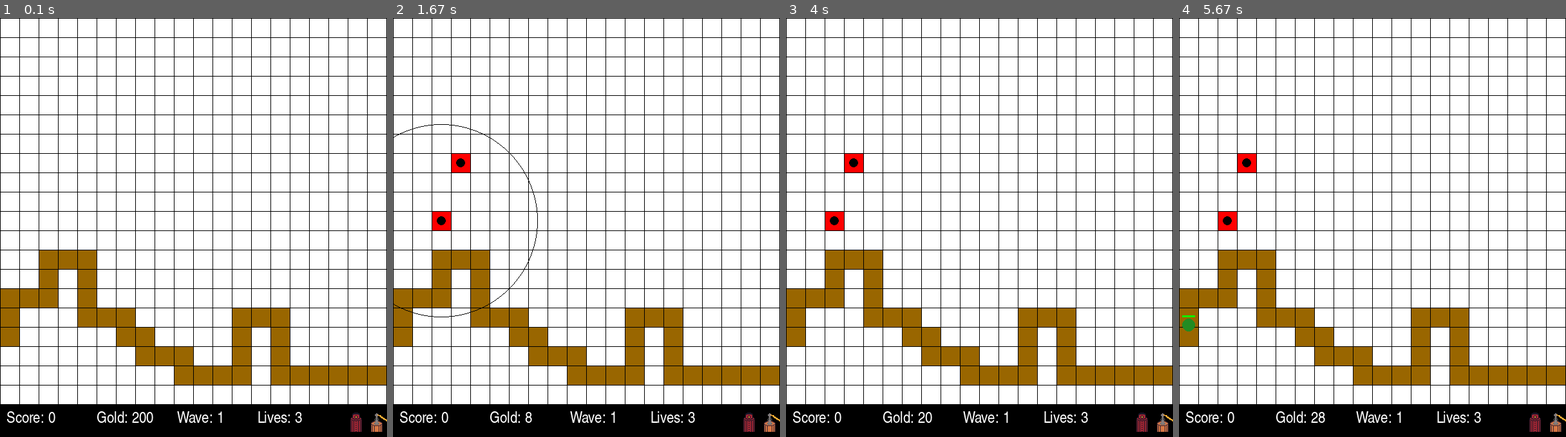
Above: before the commit, frames 1-4 (left to right).
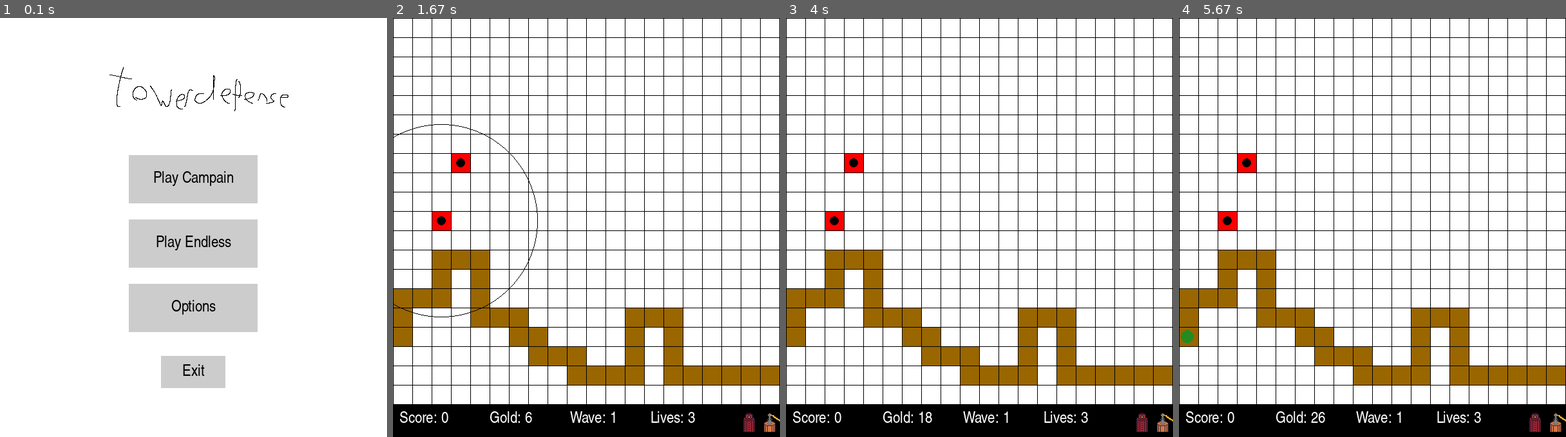
Above: after the commit, the same moments.

Repository: RMHendriks/TowerDefensePygame
Game: pygame game, started from towerdefense.py
Two runs of this game, one before a commit and one after it. Both use one fixed random seed, a clock stepped at 60 frames per second and the inputs below.
Inputs (mouse positions are in pixels of both pictures, inside the frame that each line leads up to):
- Up to frame 1 (0.1 s): no input
- Up to frame 2 (1.67 s): click (586, 227) at 0.38 s; click (466, 164) at 0.72 s; click "Wave: 1" at 1.05 s; click (447, 214) at 1.38 s
- Up to frame 3 (4 s): click (1126, 386) at 1.72 s; right-click (851, 269) at 2.55 s
- Up to frame 4 (5.67 s): no input

The runs differ from the first frame. In frame 1, 32% of the frame differs, in the area x 0-100%, y 0-100%; in frame 2, less than 0.1%; in frame 3, less than 0.1%; in frame 4, 0.2%.

Commit message:
Added new tower, projectile, menu and support for future menu's/modes

Diff:
--- a/cells/cell.py
+++ b/cells/cell.py
@@ -24,7 +24,7 @@
                          [self.position.x, self.position.y,
                           self.size - 1, self.size - 1])
 
-    def interacted(self, mouse_position) -> bool:
+    def interacted(self, mouse_position: tuple[int, int]) -> bool:
         """ Check if the cell has been interacted with by hovering or clicking.
         Return True if the tile has been interacted with, False if not. """
 
--- a/enemies/enemy.py
+++ b/enemies/enemy.py
@@ -11,6 +11,7 @@
         self.waypoint: int = 0
         self.radius: int = cell_size // 3
         self.color = pygame.Color("green")
+        self.slowed_color = pygame.Color("turquoise1")
         self.cell_size = cell_size
 
         # Enemy attributes
@@ -20,8 +21,11 @@
         self.projected_health: int = self.health
         self.score_value = 0
         self.gold_value = 0
+        self.slow_time = 0
 
         self.moving = True
+        self.slowed = False
+        self.slow_timer = pygame.time.get_ticks()
         self.target = road[self.waypoint]
 
     def draw(self, window, font) -> None:
@@ -29,19 +33,23 @@
 
         pygame.draw.circle(window, self.color, self.position, self.radius)
 
+        if self.slowed:
+            pygame.draw.circle(window, self.slowed_color, self.position, self.radius)
+
         # TODO render the healthbar after all enemies have been rendered
         # display healthbar
-        health_bar_position = [self.position.x - self.cell_size // 3,
-                               self.position.y - self.cell_size // 2,
-                               self.cell_size // 1.5, self.cell_size // 10]
+        if self.health != self.max_health:
+            health_bar_position = [self.position.x - self.cell_size // 3,
+                                self.position.y - self.cell_size // 2,
+                                self.cell_size // 1.5, self.cell_size // 10]
 
-        pygame.draw.rect(window, pygame.Color("red"), health_bar_position)
+            pygame.draw.rect(window, pygame.Color("red"), health_bar_position)
 
-        # display current health on healthbar
-        health_bar_position[2] = self.cell_size // 1.5 * (self.health /
-                                                          self.max_health)
+            # display current health on healthbar
+            health_bar_position[2] = self.cell_size // 1.5 * (self.health /
+                                                            self.max_health)
 
-        pygame.draw.rect(window, pygame.Color("green"), health_bar_position)
+            pygame.draw.rect(window, pygame.Color("green"), health_bar_position)
 
     def check_if_moving(self) -> bool:
         """ Method that returns False if the enemy has
@@ -118,6 +126,9 @@
 
         if self.moving:
 
+            if self.slowed:
+                self.slowed = self.check_if_slowed()
+
             waypoint_distance: Vector2 = self.distance_to_waypoint()
             movement = waypoint_distance.normalize() * self.speed * game_speed
 
@@ -127,3 +138,23 @@
                 self.set_to_next_waypoint()
             else:
                 self.position = self.position + movement
+
+    def apply_slow(self, slow_timer) -> None:
+        """ Applies a slow tot the target. """
+
+        self.slow_time = slow_timer
+        self.slow_timer = pygame.time.get_ticks()
+
+        if not self.slowed:
+            self.speed /= 2
+            self.slowed = True
+
+    def check_if_slowed(self) -> bool:
+        """ Checks if the enemy is slowed, return True if slowed. """
+
+        if (pygame.time.get_ticks() - self.slow_timer > self.slow_time
+           and self.slowed):
+            self.speed *= 2
+            return False
+
+        return True
--- /dev/null
+++ b/game.py
@@ -0,0 +1,76 @@
+import pygame
+import sys
+from pygame.math import Vector2
+from level import Level
+from ui.button import Button
+
+class Game():
+    """ Class that holds the game and menus. """
+
+    def __init__(self, screen_width: int, screen_height: int, speed: float) -> None:
+
+        self.game_running = True
+        self.screen_width = screen_width
+        self.screen_height = screen_height
+        self.speed = speed
+        self.state = "menu"
+        self.main_menu_buttons = [Button(Vector2(300, 250), "menu", text="Play Campain"),
+                                  Button(Vector2(300, 350), "endless", text="Play Endless"),
+                                  Button(Vector2(300, 450), "menu", text="Options"),
+                                  Button(Vector2(300, 550), "quit", width=100, height=50, text="Exit")]
+
+        self.logo = pygame.image.load('sprites/logo.png').convert_alpha()
+
+    def run(self, window: pygame.surface.Surface):
+        """ Main game loop. """
+
+        while self.game_running:
+
+            self.event_handler()
+
+            match self.state:
+                case "menu":
+                    self.run_menu(window)
+                case "campain":
+                    pass
+                case "endless":
+                    self.run_level(window)
+                    self.state = "menu"
+                case "options":
+                    pass
+                case "quit":
+                    pygame.quit()
+                    sys.exit()
+
+            pygame.display.update()
+
+    def event_handler(self):
+        """ Event handler for the menus. """
+
+        for event in pygame.event.get():
+            if event.type == pygame.QUIT:
+                pygame.quit()
+                sys.exit()
+
+            if self.state == "menu":
+                if event.type == pygame.MOUSEBUTTONDOWN:
+                    if event.button == 1:
+                        for button in self.main_menu_buttons:
+                            if button.clicked():
+                                self.state = button.state
+
+    def run_menu(self, window: pygame.surface.Surface):
+        """ Run the menu screen. """
+        window.fill(pygame.Color("white"))
+        for button in self.main_menu_buttons:
+            button.draw(window)
+
+        # TODO replace this with something permanent
+        logo_center =  self.logo.get_rect().center
+        window.blit(self.logo, [300 - logo_center[0], 125 - logo_center[1]])
+
+    def run_level(self, window: pygame.surface.Surface):
+        """ Initiate a level. """
+
+        level = Level(self.screen_width, self.screen_height, 30, 0.05, 10)
+        level.run(window)
--- a/level.py
+++ b/level.py
@@ -6,12 +6,14 @@
 from cells.road import Road
 from towers.tower import Tower
 from towers.towerlight import TowerLight
+from towers.towerice import TowerIce
 from towers.towertesla import TowerTesla
 from player import Player
 from enemy_wave import EnemyWave
 from enemies.enemy import Enemy
 from projectiles.projectile import Projectile
 from projectiles.projectileorb import ProjectileOrb
+from projectiles.projectileice import ProjectileIce
 from projectiles.projectilebeam import ProjectileBeam
 
 
@@ -27,6 +29,7 @@
         self.speed = speed
         self.clock = pygame.time.Clock()
         self.font = pygame.font.SysFont('agencyfb', 25)
+        self.cell = Cell(0, 0, cell_size)
 
         # initialise the player
         self.player = Player()
@@ -36,7 +39,6 @@
 
         self.image = pygame.image.load('sprites/tower1.png').convert_alpha()
         self.image2 = pygame.image.load('sprites/tower2.png').convert_alpha()
-
 
         # Initialise road
         self.road_list: List[Vector2] = self.draw_path()
@@ -60,51 +62,18 @@
         while self.game_running:
 
             # set game speed
-            game_speed = self.speed * self.clock.tick(60)
+            self.game_speed = self.speed * self.clock.tick()
 
             window.fill(pygame.Color("black"))
 
             # check for events
             self.event_handler(window)
 
-            # passive gold income
-            self.player.increment_gold(0.1 * game_speed)
-
-            # update positions, spawn objects and draw objects
-            self.spawn_enemies()
-
-            for list in self.grid:
-                for cell in list:
-                    cell.draw(window)
-
-            for tower in self.tower_list:
-                if tower.shoot_cooldown() and self.enemy_list:
-                    self.projectile_list.append(tower.spawn_projectile())
-
-            for enemy in self.enemy_list:
-                if enemy.check_if_dead():
-                    self.player.increment_score(enemy.get_score_value())
-                    self.player.increment_gold(enemy.get_gold_value())
-                    self.enemy_list.pop(self.enemy_list.index(enemy))
-                    continue
-                elif not enemy.check_if_moving():
-                    self.player.lose_life()
-                    del self.enemy_list[self.enemy_list.index(enemy)]
-                    continue
-                enemy.move(game_speed)
-                enemy.draw(window, self.font)
-
-            for projectile in self.projectile_list:
-                projectile.move(game_speed)
-                if projectile.check_collision():
-                    del self.projectile_list[self.projectile_list.index(projectile)]
-
-                projectile.draw(window)
-
-            if isinstance(self.cell, Tower):
-                self.cell.hover_draw(window)
-
-            self.render_hud(window)
+            self.update()
+            self.draw(window)
+
+            if self.player.get_lives() <= 0:
+                self.game_running = False
 
             # update screen
             pygame.display.update()
@@ -120,8 +89,6 @@
             self.mouse_x = self.mouse_position[0] // self.cell_size
             self.mouse_y = self.mouse_position[1] // self.cell_size
 
-            print(self.mouse_position)
-
             if (self.mouse_position[1] >= self.screen_height - 2 or
                self.mouse_position[0] >= self.screen_width - 2):
                 return
@@ -133,8 +100,45 @@
                 if event.type == pygame.MOUSEBUTTONDOWN:
                     if event.button == 1:
                         self.buy_tower(TowerLight)
+                    elif event.button == 2:
+                        self.buy_tower(TowerIce)
                     elif event.button == 3:
                         self.buy_tower(TowerTesla)
+
+    def update(self) -> None:
+        """ Updates the game. """
+
+        # passive gold income
+        self.player.increment_gold(0.1 * self.game_speed)
+
+        # update positions and spawn objects
+        self.spawn_enemies()
+        self.shoot_tower_projectile()
+        self.update_enemy()
+        self.update_projectile()
+
+    def draw(self, window: pygame.surface.Surface) -> None:
+        """ Draws the level. """
+
+        # draws the grid
+        for list in self.grid:
+                for cell in list:
+                    cell.draw(window)
+
+        # draws the enemies
+        for enemy in self.enemy_list:
+            enemy.draw(window, self.font)
+
+        # draws the projectiles
+        for projectile in self.projectile_list:
+            projectile.draw(window)
+
+        # draws range circles
+        if isinstance(self.cell, Tower):
+                self.cell.hover_draw(window)
+
+        # draws the hud
+        self.render_hud(window)
 
     def buy_tower(self, towertype: Tower) -> bool:
         """Method that returns True if a tower is buyable on the mouse click
@@ -232,6 +236,36 @@
                 else:
                     del self.wave_list[0]
 
+    def shoot_tower_projectile(self):
+        """" Makes towers shoot an projectile if possible. """
+
+        for tower in self.tower_list:
+                if tower.shoot_cooldown() and self.enemy_list:
+                    self.projectile_list.append(tower.spawn_projectile())
+
+    def update_enemy(self):
+        """ Updates enemies. """
+
+        for enemy in self.enemy_list:
+            if enemy.check_if_dead():
+                self.player.increment_score(enemy.get_score_value())
+                self.player.increment_gold(enemy.get_gold_value())
+                self.enemy_list.pop(self.enemy_list.index(enemy))
+                continue
+            elif not enemy.check_if_moving():
+                self.player.lose_life()
+                del self.enemy_list[self.enemy_list.index(enemy)]
+                continue
+            enemy.move(self.game_speed)
+
+    def update_projectile(self):
+        """ Updates projectiles. """
+
+        for projectile in self.projectile_list:
+                projectile.move(self.game_speed)
+                if projectile.check_collision():
+                    del self.projectile_list[self.projectile_list.index(projectile)]
+
     def render_hud(self, window: pygame.surface.Surface) -> None:
         """ Render the hud at the bottom of the screen. """
 
--- a/projectiles/projectilebeam.py
+++ b/projectiles/projectilebeam.py
@@ -14,8 +14,8 @@
         self.color = pygame.Color("yellow")
 
         # damage ticks
-        self.cooldown_timer = pygame.time.get_ticks()
         self.damage_tick_timer = 500
+        self.cooldown_timer = pygame.time.get_ticks() - self.damage_tick_timer
 
         # projectile attributes
         self.damage = 1
@@ -36,6 +36,9 @@
             self.deal_projected_damage()
             self.deal_damage()
 
+            if self.target.get_projected_damage() < 0:
+                del self
+
     def check_collision(self) -> bool:
         """ Return True if the target is within the radius of the target.
         False if not. """
--- /dev/null
+++ b/projectiles/projectileice.py
@@ -0,0 +1,38 @@
+import pygame
+import math
+from pygame.math import Vector2
+from enemies.enemy import Enemy
+from projectiles.projectile import Projectile
+
+class ProjectileIce(Projectile):
+    """ Class for projectile behaviour """
+
+    def __init__(self, position: Vector2, size: int, target: Enemy) -> None:
+        super().__init__(position, size, target)
+
+        self.radius = size / 6
+        self.color = pygame.Color("dodgerblue4")
+
+        # projectile attributes
+        self.damage = 3
+        self.speed = 1.0
+        self.start_speed = self.speed
+        self.max_speed = 2.5
+        self.slow_time = 2000
+
+    def draw(self, window: pygame.surface.Surface) -> None:
+        """ Draw the ice projectile to the screen,
+        and rotate it towards the target. """
+
+        points_position = [[self.position.x, self.position.y],
+                           [self.position.x + self.radius, self.position.y - self.radius],
+                           [self.position.x + self.radius, self.position.y + self.radius]]
+        pygame.draw.polygon(window, self.color, points_position)
+
+        # TODO rotate the projectile towards the target
+
+    def deal_damage(self) -> None:
+        """ Deal damage to the enemy target. """
+        super().deal_damage()
+
+        self.target.apply_slow(self.slow_time)
--- a/towerdefense.py
+++ b/towerdefense.py
@@ -1,15 +1,6 @@
 import pygame
-import random
-from typing import List
-from pygame.math import Vector2
+from game import Game
 from level import Level
-from cells.cell import Cell
-from cells.road import Road
-from towers.tower import Tower
-from player import Player
-from enemy_wave import EnemyWave
-from enemies.enemy import Enemy
-from projectiles.projectile import Projectile
 
 CELL_SIZE = 30
 SCREEN_WIDTH = 601
@@ -25,171 +16,15 @@
     pygame.init()
     window = pygame.display.set_mode((SCREEN_WIDTH,
                                       SCREEN_HEIGHT + STAT_MENU_SIZE))
+    game = Game(SCREEN_WIDTH, SCREEN_HEIGHT, SPEED)
+    game.run(window)
+
+def legacy_main() -> None:
+    pygame.init()
+    window = pygame.display.set_mode((SCREEN_WIDTH,
+                                      SCREEN_HEIGHT + STAT_MENU_SIZE))
     level = Level(SCREEN_WIDTH, SCREEN_HEIGHT, CELL_SIZE, SPEED, TOTAL_WAVES)
     level.run(window)
 
-def legacy_main() -> None:
-
-    # pygame setup
-    pygame.init()
-    window = pygame.display.set_mode((SCREEN_WIDTH,
-                                      SCREEN_HEIGHT + STAT_MENU_SIZE))
-    clock = pygame.time.Clock()
-    game_running = True
-
-    # draw background for debugging
-    window.fill(BLACK)
-    FONT = pygame.font.SysFont('agencyfb', 25)
-
-    # initialize grid
-    grid: List[List[Cell]] = []
-    x_list_count = 0
-
-    # initialise the player
-    player = Player()
-
-    for x_cell in range(1, SCREEN_WIDTH, CELL_SIZE):
-
-        grid.append([])
-        for y_cell in range(1, SCREEN_HEIGHT, CELL_SIZE):
-            grid[x_list_count].append(Cell(x_cell, y_cell, CELL_SIZE))
-
-        x_list_count += 1
-
-    # draw the path through the screen
-    road_list: List[Vector2] = draw_path(grid)
-
-    # initialise enemies
-    # TODO work out the wave system
-    wave_list: List[EnemyWave] = [EnemyWave(road_list, CELL_SIZE)]
-    enemy_list = wave_list[0].get_enemy_wave()
-
-    # initialise list for towers
-    tower_list: List[Tower] = []
-
-    # initialize list for projectiles
-    projectile_list: List[Projectile] = []
-
-    # game loop
-    while game_running:
-
-        # set game speed
-        game_speed = SPEED * clock.tick(60)
-
-        # event handeler
-        for event in pygame.event.get():
-            if event.type == pygame.QUIT:
-                game_running = False
-
-            if event.type == pygame.MOUSEBUTTONDOWN and event.button == 1:
-                if buy_tower(grid, tower_list, enemy_list):
-                    player.increment_score(1)
-
-        player.increment_coins(0.1 * game_speed)
-
-        window.fill(BLACK)
-
-        # update positions, spawn objects and draw objects
-        for list in grid:
-            for cell in list:
-                cell.draw(window)
-
-        for tower in tower_list:
-            if tower.shoot_cooldown() and enemy_list:
-                projectile_list.append(tower.spawn_projectile())
-
-        for enemy in enemy_list:
-            if enemy.check_if_dead():
-                enemy_list.pop(enemy_list.index(enemy))
-                continue
-            enemy.move(game_speed)
-            enemy.draw(window, FONT)
-
-        for projectile in projectile_list:
-            projectile.move(game_speed)
-            if projectile.check_collision():
-                del projectile_list[projectile_list.index(projectile)]
-
-            projectile.draw(window)
-
-        score_text = FONT.render("Score: " + str(player.get_score()),
-                                 True, WHITE)
-        window.blit(score_text, [10, SCREEN_HEIGHT + 10])
-
-        score_text = FONT.render("Gold: " + str(round(player.get_coins())),
-                                 True, WHITE)
-        window.blit(score_text, [SCREEN_WIDTH / 2 - 25, SCREEN_HEIGHT + 10])
-
-        for tower in tower_list:
-            pygame.draw.circle(window, BLACK, tower.get_center_coord(),
-                               tower.range, 1)
-
-        # update screen
-        pygame.display.update()
-
-    pygame.quit()
-
-
-def buy_tower(grid, tower_list: list[Tower], enemy_list: list[Enemy]):
-    """Function that returns True if a tower is buyable on the mouse click
-    and creates a tower object at the mouse location. Else return False"""
-
-    mouse_position = pygame.mouse.get_pos()
-    x = mouse_position[0] // CELL_SIZE
-    y = mouse_position[1] // CELL_SIZE
-    cell = grid[x][y]
-
-    if cell.clicked(mouse_position) and not isinstance(cell, Road):
-        grid[x][y] = Tower(cell.x, cell.y, CELL_SIZE, enemy_list)
-        tower_list.append(grid[x][y])
-        return True
-
-    return False
-
-
-def draw_path(grid: list[list[Cell]]) -> list[Vector2]:
-    """Function that creates a path through the supplied grid.
-    Returns a list of Vector2 coordinates of the center of each
-    road tile, in order."""
-
-    y = random.randint(1, len(grid) - 1)
-    x = 0
-    low_y = 2
-    high_y = len(grid) - 3
-
-    grid[x][y] = Road(grid[x][y].x, grid[x][y].y, CELL_SIZE)
-    road_list = [grid[x][y].get_center_coord()]
-
-    while x < len(grid[0]) - 1:
-
-        match random.randint(0, 2):
-            case 0:
-                if isinstance(grid[x + 1][y], Road):
-                    continue
-                x += 1
-                grid[x][y] = Road(grid[x][y].x, grid[x][y].y, CELL_SIZE)
-                road_list.append(grid[x][y].get_center_coord())
-            case 1:
-                if y > high_y:
-                    continue
-                if (isinstance(grid[x][y + 1], Road) or
-                   isinstance(grid[x - 1][y + 1], Road)):
-                    continue
-                y += 1
-                grid[x][y] = Road(grid[x][y].x, grid[x][y].y, CELL_SIZE)
-                road_list.append(grid[x][y].get_center_coord())
-            case 2:
-                if y < low_y:
-                    continue
-                if (isinstance(grid[x][y - 1], Road) or
-                   isinstance(grid[x - 1][y - 1], Road)):
-                    continue
-                y -= 1
-                grid[x][y] = Road(grid[x][y].x, grid[x][y].y, CELL_SIZE)
-                road_list.append(grid[x][y].get_center_coord())
-
-    return road_list
-
-
 if __name__ == '__main__':
     main()
--- /dev/null
+++ b/towers/towerice.py
@@ -0,0 +1,26 @@
+import pygame
+from towers.tower import Tower
+from enemies.enemy import Enemy
+from projectiles.projectileice import ProjectileIce
+
+class TowerIce(Tower):
+
+    def __init__(self, x, y, size, enemy_list: list[Enemy]) -> None:
+        super().__init__(x, y, size, enemy_list)
+
+        self.color = pygame.Color("darkblue")
+        self.inner_color = pygame.Color("cyan")
+        self.range = size * 7
+        self.tower_cost = 125
+        self.shooting_cooldown = 2000
+        self.closest_target_mode = False
+
+    def spawn_projectile(self) -> ProjectileIce:
+        """ Spawn a projectile ontop of the tower. """
+
+        if isinstance(self.target, Enemy):
+            projectile = ProjectileIce(self.get_center_coord(),
+                                    self.size, self.target)
+            projectile.deal_projected_damage()
+
+        return projectile
--- /dev/null
+++ b/ui/button.py
@@ -0,0 +1,51 @@
+import pygame
+from pygame.math import Vector2
+
+class Button():
+    """ Class that contains the UI button. """
+
+    def __init__(self, position: Vector2, state: str, width=200, height=75,
+                 background_color=pygame.Color("grey"),
+                 text="PLACEHOLDER") -> None:
+
+        self.width = width
+        self.height = height
+        self.text_content = text
+        self.state = state
+
+        self.font = pygame.font.SysFont('agencyfb', 25)
+        self.background_color = background_color
+        self.background_hover_color = pygame.Color("grey80")
+
+        self.position = [position.x - width // 2, position.y - height // 2,
+                         width, height]
+
+        self.text = self.font.render(text, True, pygame.Color("black"))
+        self.text_position = self.text.get_rect(center=(position.x, position.y))
+
+    def draw(self, window: pygame.surface.Surface) -> None:
+        """ Draws the button to the screen. """
+
+        if self.clicked():
+            pygame.draw.rect(window, self.background_color, self.position)
+            window.blit(self.text, self.text_position)
+        else:
+            pygame.draw.rect(window, self.background_hover_color, self.position)
+            window.blit(self.text, self.text_position)
+
+    def clicked(self) -> bool:
+        """ Checks if the mouse position is inside the button. """
+
+        mouse_position = pygame.mouse.get_pos()
+
+        if (self.position[1] + self.height > mouse_position[1]
+           and self.position[1] < mouse_position[1]
+           and self.position[0] + self.width > mouse_position[0]
+           and self.position[0] < mouse_position[0]):
+
+            return True
+
+        return False
+
+    def __str__(self) -> str:
+        return f"Button: {self.text_content}"
Binary file added: sprites/logo.png
